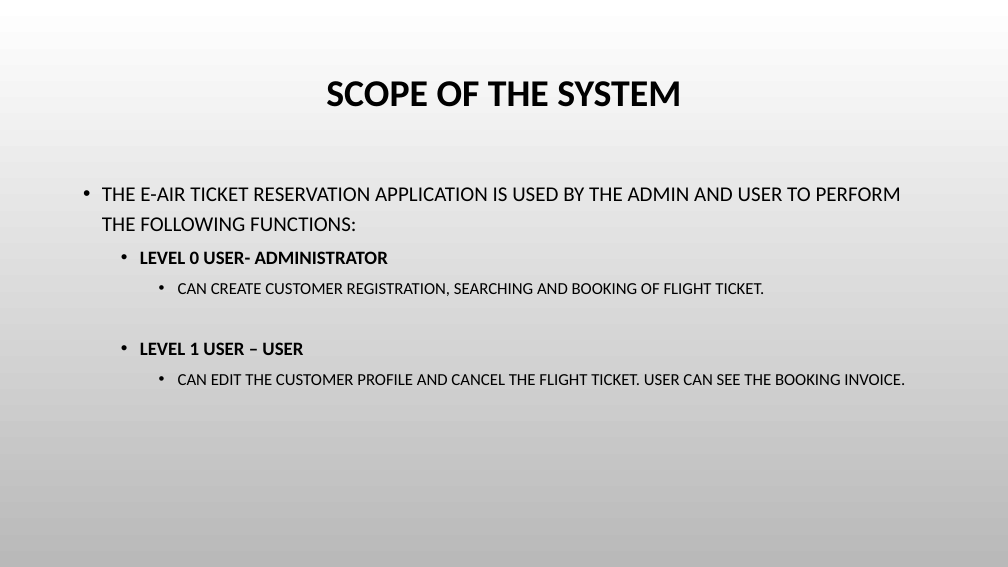
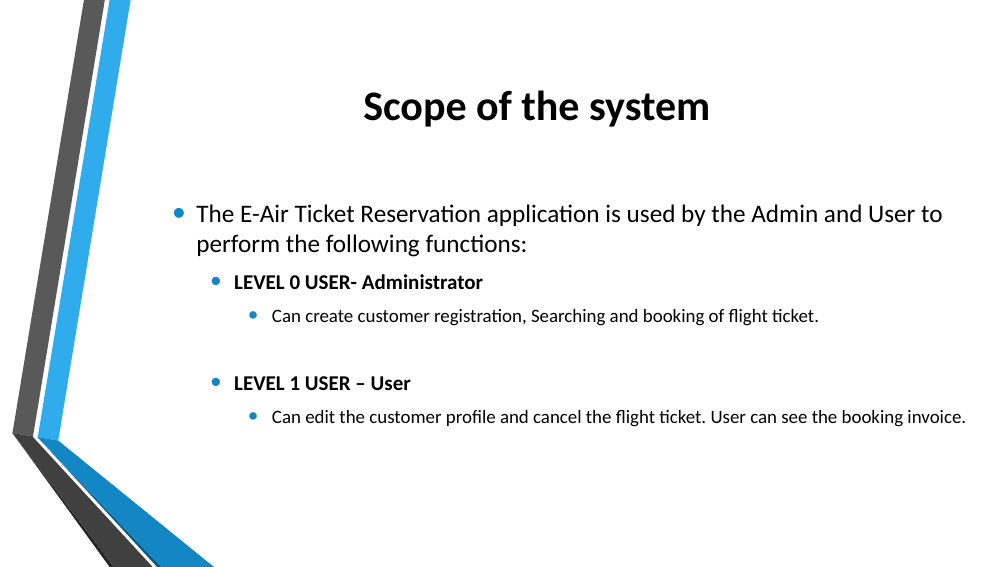
Before and after one commit to keerthanaselvi1998/EAIRTECKET_PPT, a slide deck: slide 3 of AIR TICKET RESERVATION SYSTEM.pptx. Drawn at 1008x567 pixels with LibreOffice and Linux fonts; fonts in the diff are those of the drawing; background and template pictures are left out. Boxes give left, top, right and bottom in pixels: in the first picture for what was removed or moved away, otherwise in the second. Text is boxed around its words. In the diff, an @@ line names an element or a change of style, - is before the commit and + after.

```diff
--- a/AIR TICKET RESERVATION SYSTEM.pptx
+++ b/AIR TICKET RESERVATION SYSTEM.pptx
@@ title at (x1=363, y1=90, x2=710, y2=127): text changed; size 36 to 40 pt @@
-SCOPE OF THE SYSTEM
+Scope of the system
@@ text "The E-Air Ticket Reservation application ..." at (x1=196, y1=204, x2=966, y2=427): vertical alignment top to middle @@
@@ text at (x1=196, y1=204, x2=966, y2=427): text changed; size 16 to 18 pt @@
-• THE E-AIR TICKET RESERVATION APPLICATION IS USED BY THE ADMIN AND USER TO PERFORM THE FOLLOWING FUNCTIONS:
-  • LEVEL 0 USER- ADMINISTRATOR
-    • CAN CREATE CUSTOMER REGISTRATION, SEARCHING AND BOOKING OF FLIGHT TICKET.
-  • LEVEL 1 USER – USER
-    • CAN EDIT THE CUSTOMER PROFILE AND CANCEL THE FLIGHT TICKET. USER CAN SEE THE BOOKING INVOICE.
+• The E-Air Ticket Reservation application is used by the Admin and User to perform the following functions:
+  • LEVEL 0 USER- Administrator
+    • Can create customer registration, Searching and booking of flight ticket.
+  • LEVEL 1 USER – User
+    • Can edit the customer profile and cancel the flight ticket. User can see the booking invoice.
@@ group added at (x1=12, y1=0, x2=214, y2=567): 6 freeform shapes @@
```
Also in this commit, not shown: 5 other slides changed, 3 slides added.
